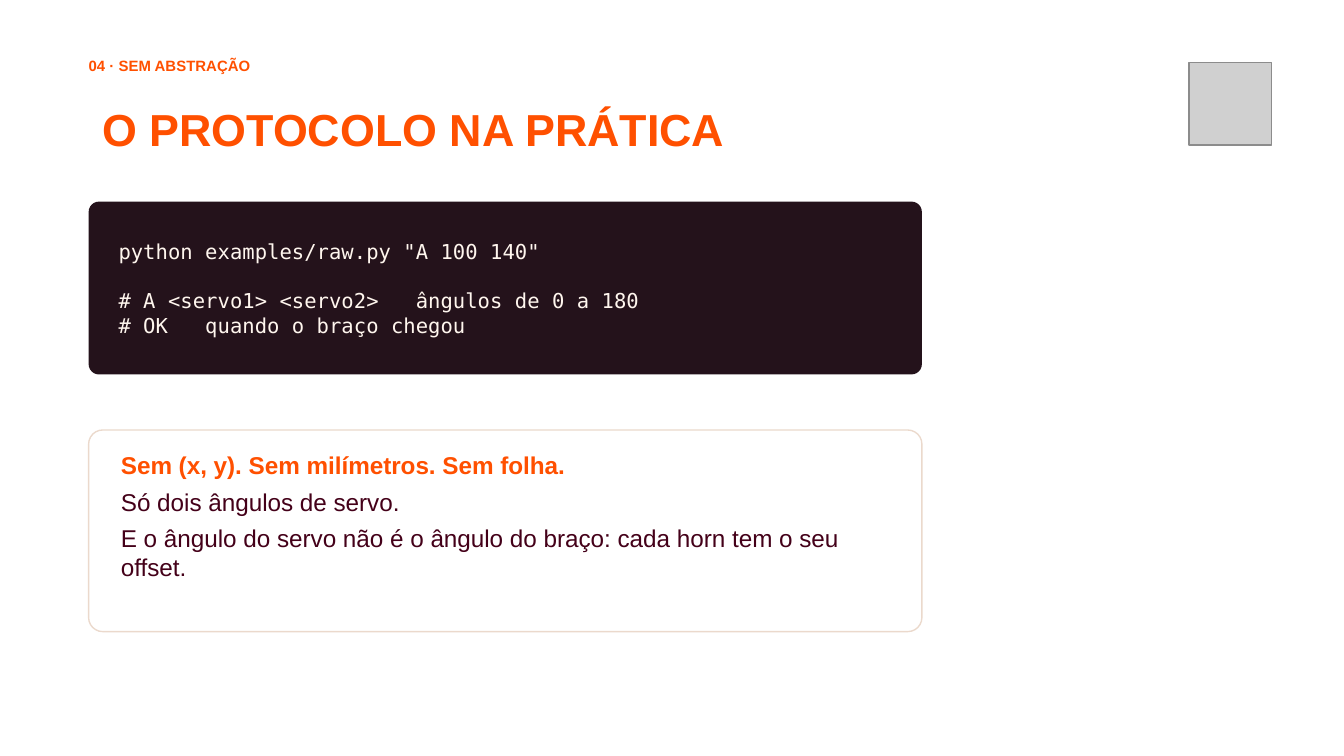
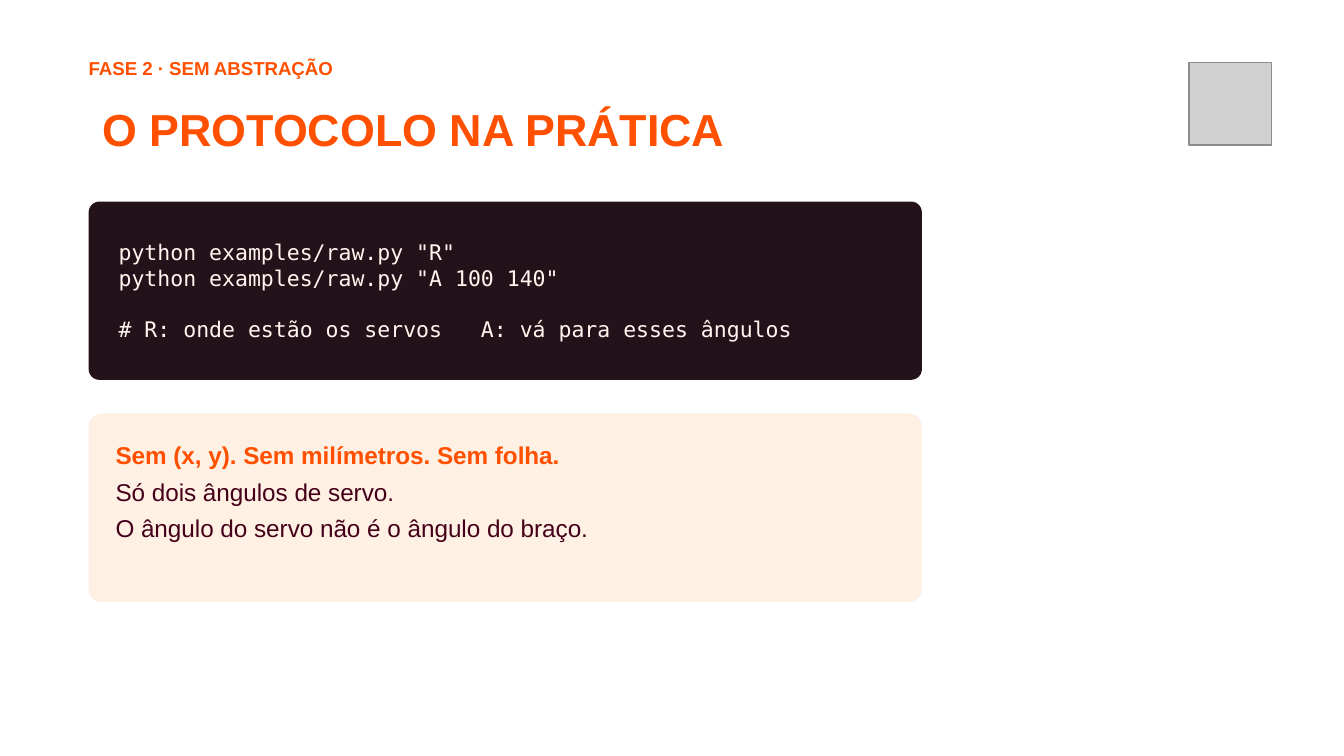
Before and after one commit to jhlr/plotter, a slide deck: slide 24 of workshop/dinamica-ia-hardware.pptx (slide 21 before the commit). Drawn at 1344x756 pixels with LibreOffice and Linux fonts; fonts in the diff are those of the drawing; grey boxes stand for pictures; background and template pictures are left out. Boxes give left, top, right and bottom in pixels: in the first picture for what was removed or moved away, otherwise in the second. Text is boxed around its words. In the diff, an @@ line names an element or a change of style, - is before the commit and + after.

```diff
--- a/workshop/dinamica-ia-hardware.pptx
+++ b/workshop/dinamica-ia-hardware.pptx
@@ text at <box>89,60,333,79</box>: text changed; size 8 to 10 pt @@
-04 · SEM ABSTRAÇÃO
+FASE 2 · SEM ABSTRAÇÃO
@@ rounded rectangle "python examples/raw.py "R"": place and size @@
-rounded rectangle "python examples/raw.py "R"" at <box>89,202,922,375</box>
+rounded rectangle "python examples/raw.py "R"" at <box>89,202,922,380</box>
@@ text in rounded rectangle at <box>119,243,455,265</box>: paragraph added @@
+python examples/raw.py "R"
@@ text in rounded rectangle at <box>119,269,559,291</box>: size 11 to 11.5 pt in "python examples/raw.py "A 100 140"" @@
@@ text in rounded rectangle at <box>144,320,792,342</box>: text changed; size 11 to 11.5 pt @@
-# A <servo1> <servo2> ângulos de 0 a 180
-# OK quando o braço chegou
+# R: onde estão os servos A: vá para esses ângulos
@@ rounded rectangle: place and size @@
-rounded rectangle at <box>89,430,922,632</box>
+rounded rectangle at <box>89,414,922,602</box>
@@ rounded rectangle at <box>89,414,922,602</box>: fill #FFFFFF to #FFF0E4; outline #EBD9CC 0.75 pt to none @@
@@ text "Sem (x, y). Sem milímetros. ...": place and size @@
-text "Sem (x, y). Sem milímetros. ..." at <box>121,456,838,577</box>
+text "Sem (x, y). Sem milímetros. ..." at <box>116,446,588,542</box>
@@ text at <box>116,519,588,542</box>: text changed @@
-E o ângulo do servo não é o ângulo do braço: cada horn tem o seu offset.
+O ângulo do servo não é o ângulo do braço.
```
Also in this commit, not shown: 21 other slides changed, 10 slides added, 6 slides removed, 36 other files.
